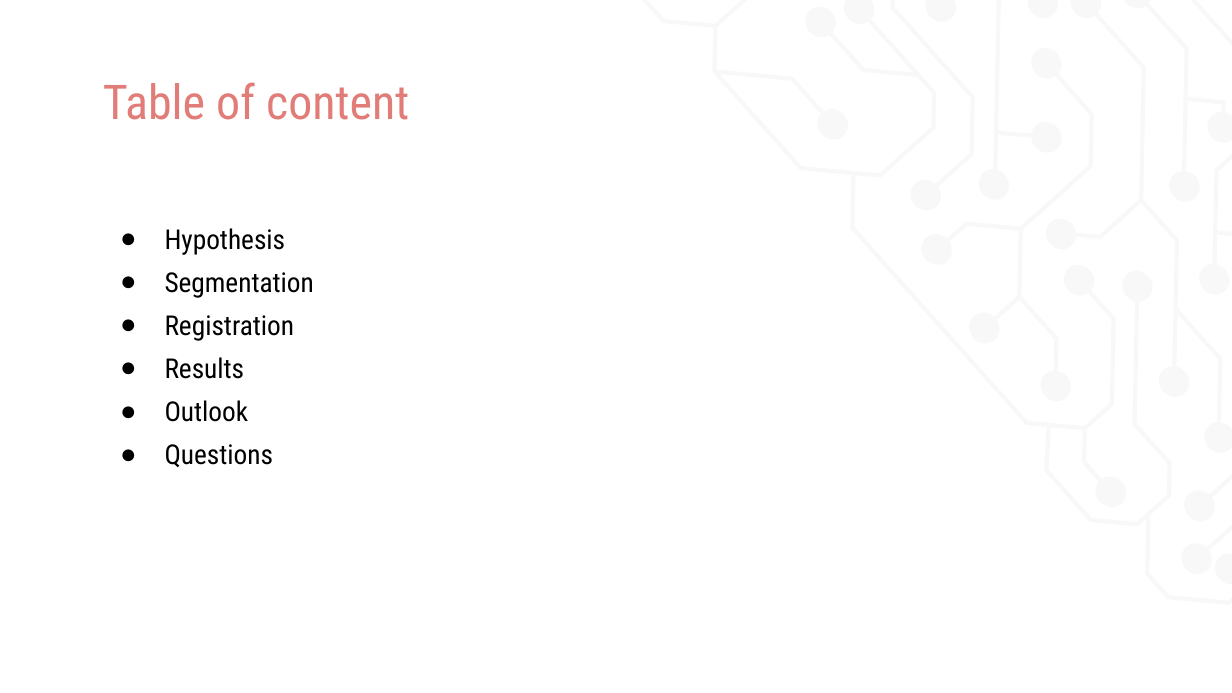
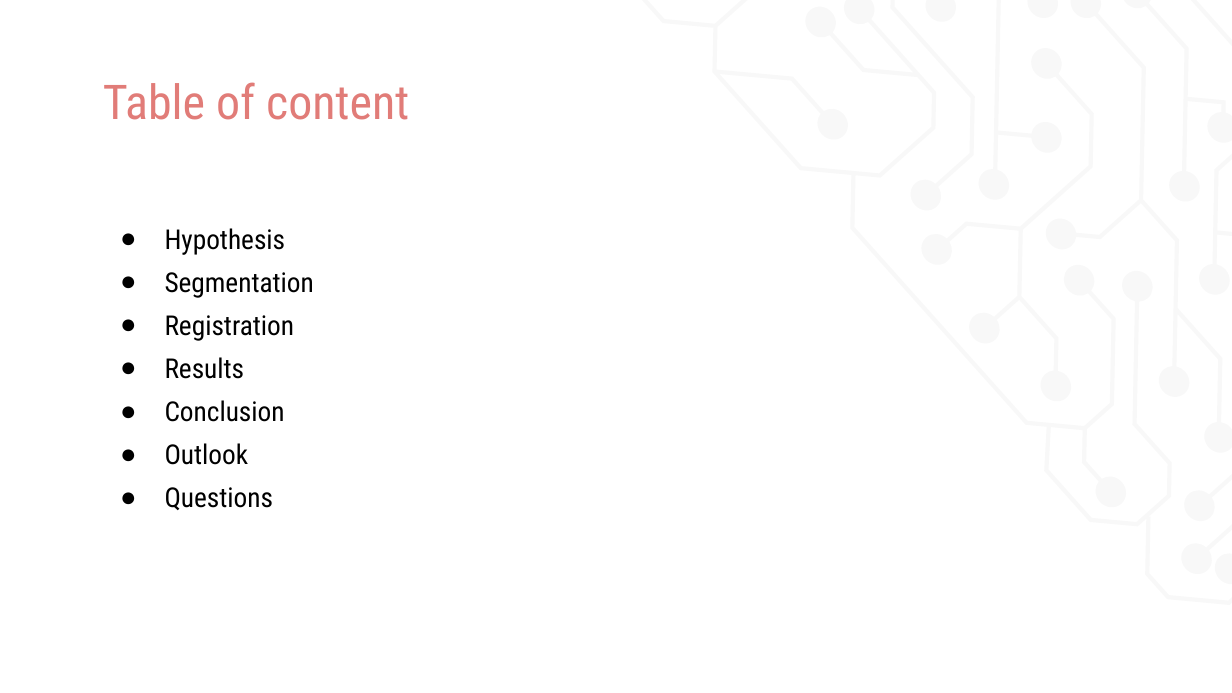
Before and after one commit to uro1012/MIALab, a slide deck: slide 2 of presentation/Presentation.pptx. Drawn at 1232x693 pixels with LibreOffice and Linux fonts; fonts in the diff are those of the drawing. Boxes give left, top, right and bottom in pixels: in the first picture for what was removed or moved away, otherwise in the second. Text is boxed around its words. In the diff, an @@ line names an element or a change of style, - is before the commit and + after.

Commit message:
added conclusion to report

```diff
--- a/presentation/Presentation.pptx
+++ b/presentation/Presentation.pptx
@@ text at <box>165,400,285,422</box>: paragraph added @@
+● Conclusion
```
Also in this commit, not shown: 2 other slides changed, 1 slide added.
